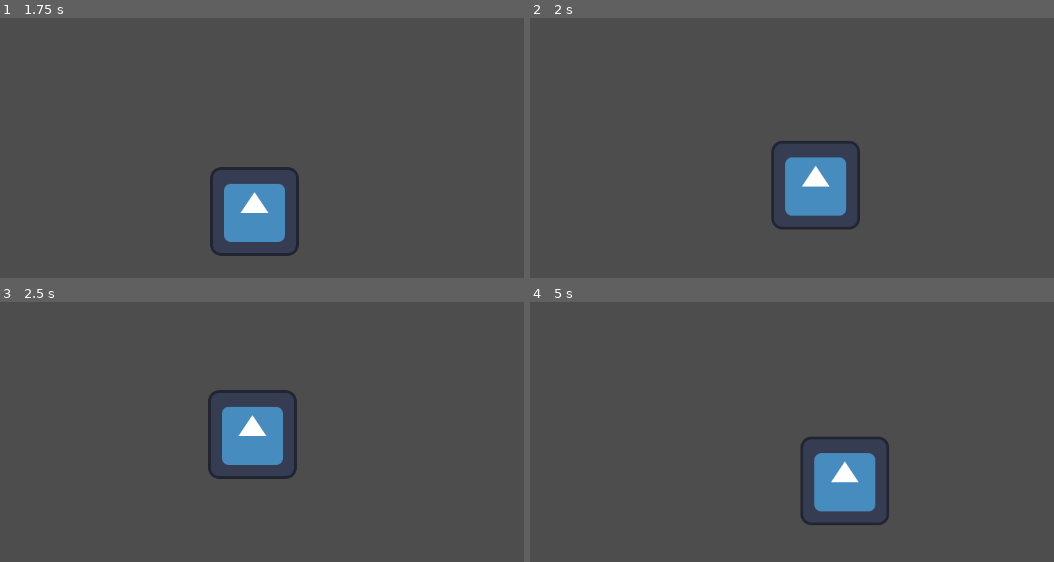
Above: before the commit, frames 1-4 (two rows, left to right).
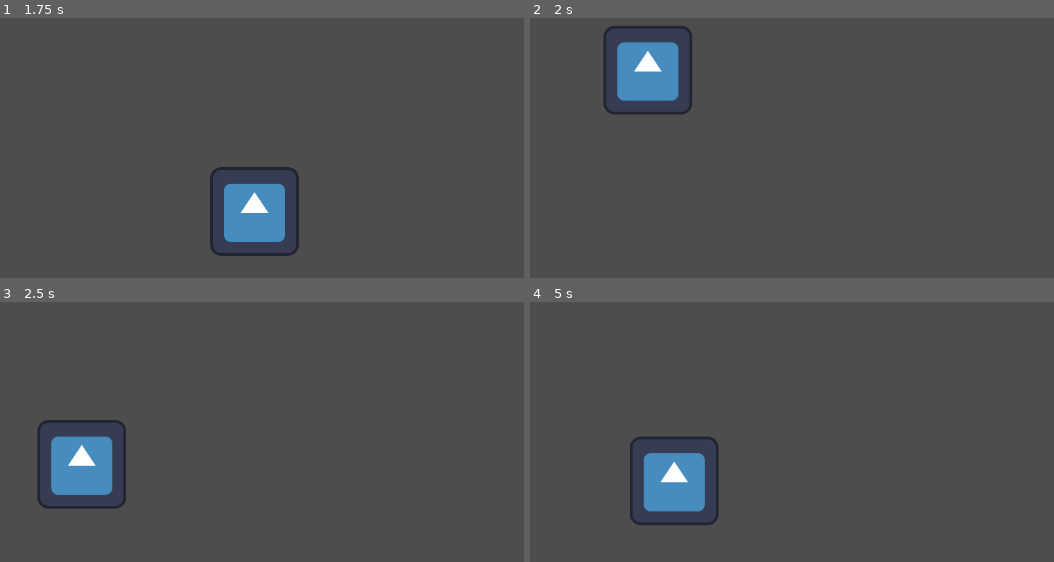
Above: after the commit, the same moments.

Repository: ElTomyDev/gamejam-maratoma-rhythm
Game: Godot game, scene res://testing/test_scene.tscn
Same seed, same stepped clock (60 frames per second), same inputs: the game is played once before the commit and once after it. The engine's default icon, where the game draws it, is replaced by a stand-in: a white triangle on a blue panel in a dark square.
Inputs:
- Up to frame 1 (1.75 s): hold D (move_right) from 0.53 s (still down); tap W (jump) at 0.6, 0.77, 1.07, 1.35, 1.52 s
- Up to frame 2 (2 s): keep holding D (move_right); tap W (jump) at 1.82 s
- Up to frame 3 (2.5 s): release D (move_right) at 2.03 s; hold A (move_left) from 2.03 s (still down); tap W (jump) at 2.1 s
- Up to frame 4 (5 s): release A (move_left) at 2.78 s; hold D (move_right) 2.78-4.28 s; tap W (jump) at 2.85, 3.02, 3.32, 3.6, 3.77, 4.07, 4.35, 4.52, 4.82 s; hold A (move_left) from 4.28 s (still down)

Frame 1 is identical in both runs. In frame 2, 6.7% of the frame differs, in the area x 14-63%, y 3-82%; in frame 3, 6.7%; in frame 4, 6.8%, in the area x 19-69%, y 51-86%.

Commit message:
Se implemento un game over

Diff:
--- a/project.godot
+++ b/project.godot
@@ -33,6 +33,13 @@
 ]
 }
 
+[layer_names]
+
+2d_physics/layer_1="Player"
+2d_physics/layer_2="World"
+2d_physics/layer_3="Obstacle"
+2d_physics/layer_4="DeadObject"
+
 [rendering]
 
 textures/canvas_textures/default_texture_filter=0
--- a/scenes/Player/player.tscn
+++ b/scenes/Player/player.tscn
@@ -1,10 +1,11 @@
-[gd_scene load_steps=13 format=3 uid="uid://cgupkgpyrm5vo"]
+[gd_scene load_steps=15 format=3 uid="uid://cgupkgpyrm5vo"]
 
 [ext_resource type="Script" path="res://scripts/player/player_controller.gd" id="1_hmbby"]
 [ext_resource type="Texture2D" uid="uid://ctgkkcsvghluc" path="res://icon.svg" id="1_w3qur"]
 [ext_resource type="Script" path="res://scripts/player/movement.gd" id="3_gilg7"]
 [ext_resource type="Script" path="res://scripts/player/jump.gd" id="4_y4xkf"]
 [ext_resource type="Script" path="res://scripts/player/animation_controller.gd" id="5_phay1"]
+[ext_resource type="Script" path="res://scripts/player/collision_controller.gd" id="6_iis68"]
 
 [sub_resource type="RectangleShape2D" id="RectangleShape2D_i2tmn"]
 size = Vector2(126, 125)
@@ -35,7 +36,11 @@
 "Walk": SubResource("Animation_wmlsq")
 }
 
+[sub_resource type="CircleShape2D" id="CircleShape2D_gv864"]
+radius = 51.0098
+
 [node name="player" type="CharacterBody2D"]
+collision_mask = 6
 script = ExtResource("1_hmbby")
 
 [node name="Sprite2D" type="Sprite2D" parent="."]
@@ -58,3 +63,15 @@
 libraries = {
 "": SubResource("AnimationLibrary_d85d6")
 }
+
+[node name="collision_controller" type="Node2D" parent="."]
+script = ExtResource("6_iis68")
+
+[node name="dead" type="Area2D" parent="collision_controller"]
+collision_layer = 0
+collision_mask = 8
+
+[node name="CollisionShape2D" type="CollisionShape2D" parent="collision_controller/dead"]
+shape = SubResource("CircleShape2D_gv864")
+
+[connection signal="area_entered" from="collision_controller/dead" to="collision_controller" method="_on_dead_area_entered"]
--- /dev/null
+++ b/scenes/utils/dead_area.tscn
@@ -0,0 +1,11 @@
+[gd_scene load_steps=2 format=3 uid="uid://csheuna6vlyx1"]
+
+[sub_resource type="RectangleShape2D" id="RectangleShape2D_f1p57"]
+
+[node name="dead_area" type="Area2D"]
+position = Vector2(777, 368)
+collision_layer = 8
+collision_mask = 0
+
+[node name="CollisionShape2D" type="CollisionShape2D" parent="."]
+shape = SubResource("RectangleShape2D_f1p57")
--- a/scripts/player/animation_controller.gd
+++ b/scripts/player/animation_controller.gd
@@ -21,6 +21,7 @@
 	play_walk_anim()
 	play_jump_anim()
 	play_fall_anim()
+
 
 func play_walk_anim():
 	"""
--- /dev/null
+++ b/scripts/player/collision_controller.gd
@@ -0,0 +1,29 @@
+extends Node2D
+class_name CollisionController
+
+var player: PlayerController
+
+func setup(body) -> void:
+	player = body
+
+func update(delta: float) -> void:
+	pass
+
+
+
+func game_over():
+	"""
+	Elimina al jugador y reinicia el juego.
+	"""
+	player.queue_free()
+	get_tree().reload_current_scene()
+
+# Todas las señales apartir de aca...
+
+func _on_dead_area_entered(area: Area2D) -> void:
+	"""
+	Proposito:
+		Elimina al jugador y reinicia la escena si este entra en un area que corresponda al
+		layer 'DeadObject'.
+	"""
+	game_over()
--- a/scripts/player/player_controller.gd
+++ b/scripts/player/player_controller.gd
@@ -4,6 +4,7 @@
 @onready var movement: PlayerMovement = $movement as PlayerMovement
 @onready var jump: PlayerJump = $jump as PlayerJump
 @onready var animation_controller: AnimationController = $animation_controller as AnimationController
+@onready var collision_controller: CollisionController = $collision_controller as CollisionController
 
 # Variables para el movimiento horizontal
 @export_category('Movement')
@@ -21,10 +22,12 @@
 
 func _ready() -> void:
 	animation_controller.setup(self)
+	collision_controller.setup(self)
 	movement.setup(self)
 	jump.setup(self)
 
 func _process(delta: float) -> void:
+	collision_controller.update(delta)
 	animation_controller.update(delta)
 
 func _physics_process(delta: float) -> void:
--- a/testing/test_scene.tscn
+++ b/testing/test_scene.tscn
@@ -1,6 +1,7 @@
-[gd_scene load_steps=3 format=3 uid="uid://bg8h1i0whpdbm"]
+[gd_scene load_steps=4 format=3 uid="uid://bg8h1i0whpdbm"]
 
 [ext_resource type="PackedScene" uid="uid://cgupkgpyrm5vo" path="res://scenes/Player/player.tscn" id="1_1g155"]
+[ext_resource type="PackedScene" uid="uid://csheuna6vlyx1" path="res://scenes/utils/dead_area.tscn" id="2_j7gcy"]
 
 [sub_resource type="RectangleShape2D" id="RectangleShape2D_gwcpn"]
 size = Vector2(1152, 20)
@@ -9,6 +10,7 @@
 
 [node name="test_ground" type="StaticBody2D" parent="."]
 position = Vector2(10, 658)
+collision_layer = 2
 
 [node name="CollisionShape2D" type="CollisionShape2D" parent="test_ground"]
 position = Vector2(566, 0)
@@ -16,3 +18,6 @@
 
 [node name="player" parent="." instance=ExtResource("1_1g155")]
 position = Vector2(496, 345)
+
+[node name="dead_area" parent="." instance=ExtResource("2_j7gcy")]
+position = Vector2(784, 535)
